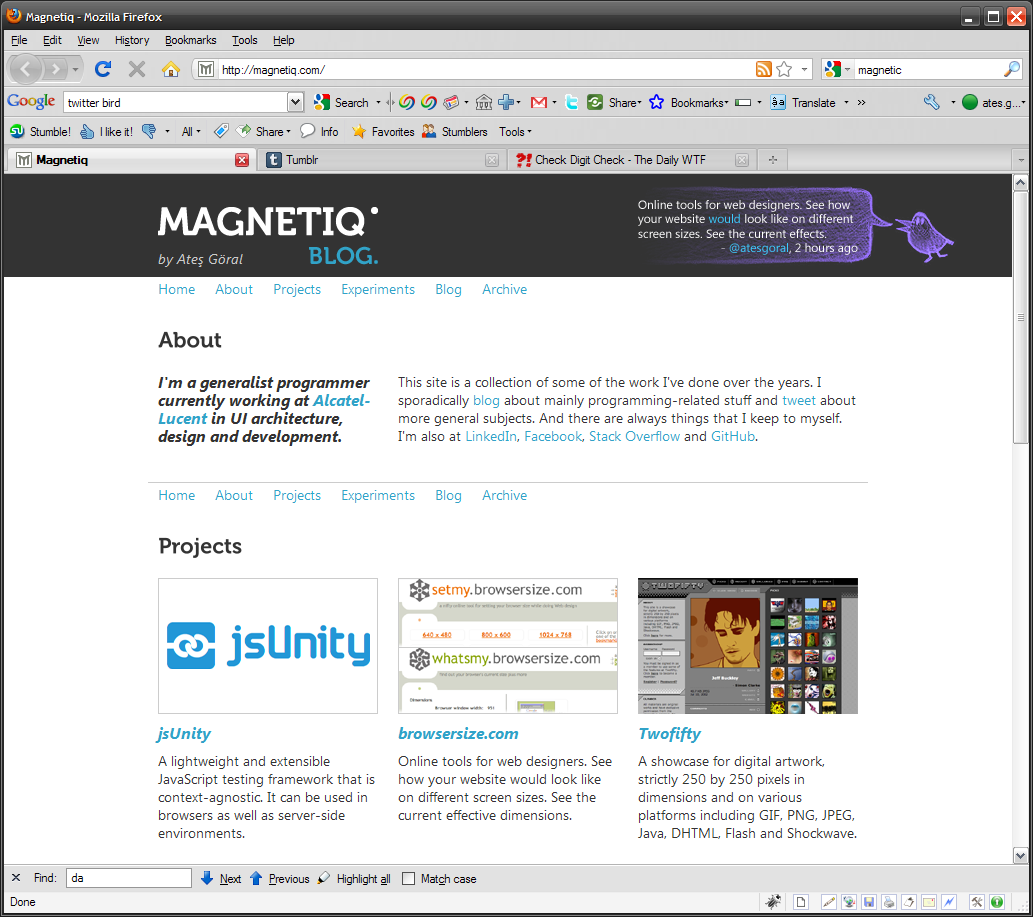
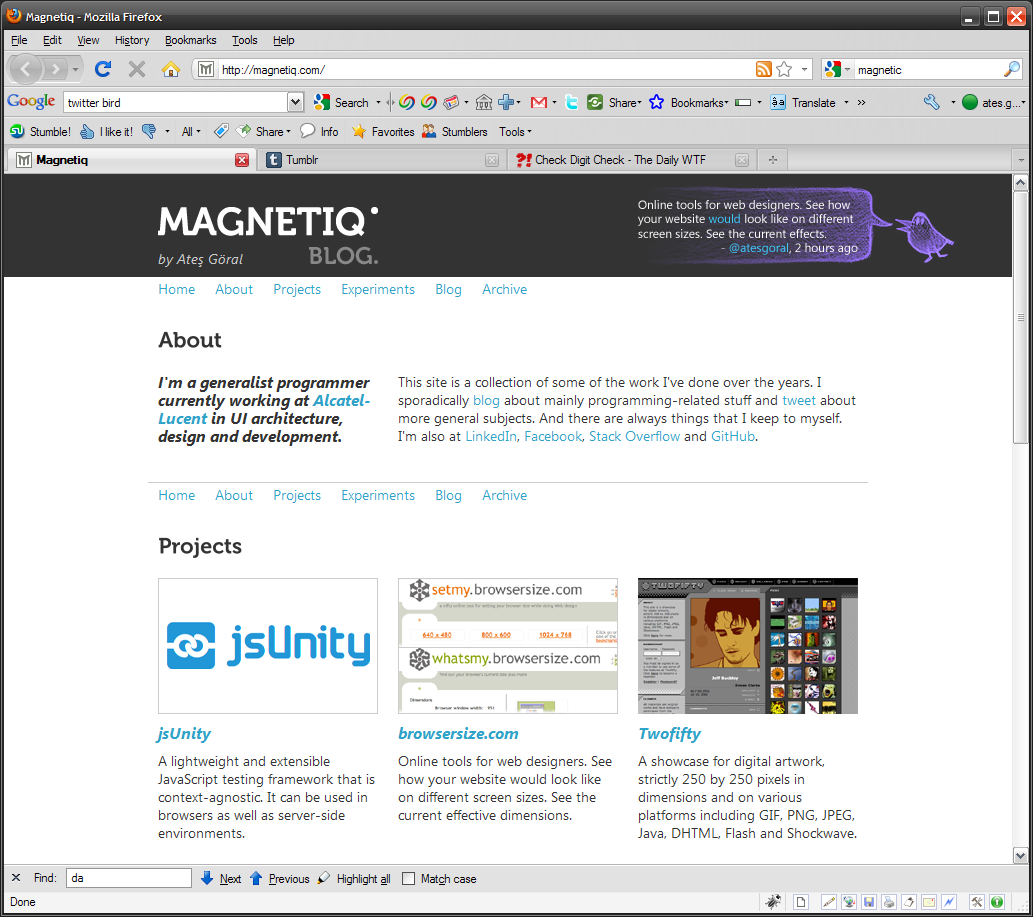
Two versions of the same layered image (1033 x 917). Layer-by-layer changes:
renamed "Layer 14" to "Layer 16", painted on it over bbox(374, 260, 378, 264)
painted on "BLOG" over bbox(309, 246, 372, 265)
